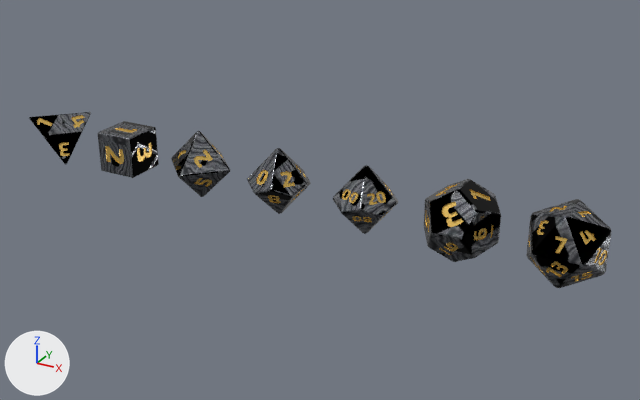
The glTF model public/dice/damascus.glb, before and after one commit.
The view is the same before and after, from a camera (50 mm lens) standing at (23.95, -132.06, 11.28) and looking at (10.94, -108.42, -0.54). The lights are fixed; the arrows at lower left show +X, +Y and +Z. The older version comes first. Vertices at exactly the same position are counted once.

Before the edit, the objects in view are built like this:
```python
ob_d10 = bpy.data.objects.new('d10', me_damascus_d10_001)
ob_d10.location = (9.6, -108.8, 0.0)
ob_d100 = bpy.data.objects.new('d100', me_damascus_d100_001)
ob_d100.location = (12.8, -108.8, 0.0)
ob_d12 = bpy.data.objects.new('d12', me_damascus_d12_001)
ob_d12.location = (16.0, -108.8, 0.0)
ob_d20 = bpy.data.objects.new('d20', me_damascus_d20_001)
ob_d20.location = (19.2, -108.8, 0.0)
ob_d4 = bpy.data.objects.new('d4', me_damascus_d4_001)
ob_d4.location = (0.0, -108.8, 0.0)
ob_d6 = bpy.data.objects.new('d6', me_damascus_d6_001)
ob_d6.location = (3.2, -108.8, 0.0)
ob_d8 = bpy.data.objects.new('d8', me_damascus_d8_001)
ob_d8.location = (6.4, -108.8, 0.0)
```
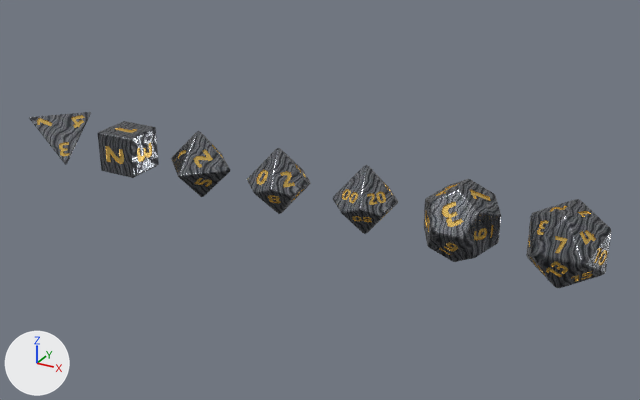
Where the change shows, as pixel boxes (x1, y1, x2, y2) in the pictures (640 x 400 px):
part 1 of me_damascus_d4_001, reshaped: after (29, 112, 91, 165)
part 2 of me_damascus_d4_001, surface changed (black to grey): (31, 112, 90, 164) in both
part 3 of me_damascus_d6_001, reshaped: before (97, 127, 159, 178); after (97, 121, 159, 178)
part 4 of me_damascus_d6_001, surface changed (black to grey): (98, 121, 158, 177) in both
part 5 of me_damascus_d8_001, reshaped: before (178, 131, 230, 178); after (172, 131, 230, 197)
part 6 of me_damascus_d8_001, surface changed: (173, 133, 229, 194) in both
part 7 of me_damascus_d10_001, reshaped: (247, 148, 311, 214) in both
part 8 of me_damascus_d10_001, surface changed: (248, 149, 310, 210) in both
part 9 of me_damascus_d12_001, reshaped: before (425, 179, 501, 262); after (424, 179, 501, 262)
part 10 of me_damascus_d12_001, surface changed (black to grey): (427, 179, 501, 261) in both
part 11 of me_damascus_d20_001, reshaped: (527, 199, 611, 288) in both
part 12 of me_damascus_d20_001, surface changed (black to grey): (527, 199, 611, 288) in both
part 13 of me_damascus_d100_001, reshaped: (333, 165, 398, 234) in both
part 14 of me_damascus_d100_001, surface changed: (334, 167, 398, 234) in both

Edits to the bpy script that builds the scene:
```text
Change me_damascus_d4_001:
    remove me_damascus_d4_001.from_pydata(...)  # 1077 vertices, 2150 faces; spans x -0.81..0.81, y -0.81..0.81, z -0.81..0.81
    add me_damascus_d4_001.from_pydata(...)  # 1219 vertices, 2434 faces; spans x -0.81..0.81, y -0.81..0.81, z -0.81..0.81
    me_damascus_d4_001 part 1: 24 vertices moved within x -0.8..0.8, y -0.8..0.8, z -0.8..0.8; 26 vertices removed from x -0.8..0.79, y -0.79..0.8, z -0.8..0.79; 168 vertices added at x -0.81..0.81, y -0.81..0.81, z -0.81..0.81
    me_damascus_d4_001 part 2: 1947 kept faces spanning x -0.81..0.81, y -0.81..0.81, z -0.81..0.81 get new texture (UV) coordinates
Change me_damascus_d6_001:
    remove me_damascus_d6_001.from_pydata(...)  # 801 vertices, 1598 faces; spans x -0.75..0.75, y -0.75..0.75, z -0.75..0.75
    add me_damascus_d6_001.from_pydata(...)  # 1073 vertices, 2142 faces; spans x -0.75..0.75, y -0.75..0.75, z -0.75..0.75
    me_damascus_d6_001 part 3: 96 vertices removed from x -0.74..0.74, y -0.74..0.74, z -0.74..0.74; 368 vertices added at x -0.75..0.75, y -0.75..0.75, z -0.75..0.75
    me_damascus_d6_001 part 4: 1168 kept faces spanning x -0.75..0.75, y -0.75..0.75, z -0.75..0.75 get new texture (UV) coordinates
Change me_damascus_d8_001:
    remove me_damascus_d8_001.from_pydata(...)  # 1048 vertices, 2092 faces; spans x -1.23..1.23, y -1.23..1.23, z -1.23..1.23
    add me_damascus_d8_001.from_pydata(...)  # 1318 vertices, 2632 faces; spans x -1.24..1.24, y -1.24..1.24, z -1.24..1.24
    me_damascus_d8_001 part 5: 48 vertices removed from x -1.22..1.22, y -1.22..1.22, z -1.22..1.22; 318 vertices added at x -1.24..1.24, y -1.24..1.24, z -1.24..1.24
    me_damascus_d8_001 part 6: 1720 kept faces spanning x -1.21..1.21, y -1.21..1.21, z -1.21..1.21 get new texture (UV) coordinates
Change me_damascus_d10_001:
    remove me_damascus_d10_001.from_pydata(...)  # 1478 vertices, 2952 faces; spans x -1.06..1.06, y -1.01..1.01, z -1.17..1.17
    add me_damascus_d10_001.from_pydata(...)  # 1930 vertices, 3856 faces; spans x -1.06..1.06, y -1.01..1.01, z -1.18..1.18
    me_damascus_d10_001 part 7: 51 vertices moved within x -1.06..0.87, y -1.01..1.01, z -1.17..1.16; 115 vertices removed from x -1.05..1.05, y -1.0..1.0, z -1.17..1.17; 567 vertices added at x -1.06..1.06, y -1.01..1.01, z -1.18..1.18
    me_damascus_d10_001 part 8: 2298 kept faces spanning x -1.05..1.05, y -1.0..1.0, z -1.17..1.15 get new texture (UV) coordinates
Change me_damascus_d12_001:
    remove me_damascus_d12_001.from_pydata(...)  # 1842 vertices, 3680 faces; spans x -1.2..1.2, y -1.2..1.2, z -1.2..1.2
    add me_damascus_d12_001.from_pydata(...)  # 2522 vertices, 5040 faces; spans x -1.2..1.2, y -1.2..1.2, z -1.2..1.2
    me_damascus_d12_001 part 9: 84 vertices removed from x -1.18..1.18, y -1.18..1.18, z -1.18..1.18; 764 vertices added at x -1.2..1.2, y -1.2..1.2, z -1.2..1.2
    me_damascus_d12_001 part 10: 2674 kept faces spanning x -1.2..1.2, y -1.2..1.2, z -1.2..1.2 get new texture (UV) coordinates
Change me_damascus_d20_001:
    remove me_damascus_d20_001.from_pydata(...)  # 3099 vertices, 6194 faces; spans x -1.14..1.14, y -1.14..1.14, z -1.14..1.14
    add me_damascus_d20_001.from_pydata(...)  # 3783 vertices, 7562 faces; spans x -1.14..1.14, y -1.14..1.14, z -1.14..1.14
    me_damascus_d20_001 part 11: 114 vertices moved within x -1.13..1.13, y -1.13..1.13, z -1.13..1.13; 220 vertices removed from x -1.14..1.14, y -1.14..1.14, z -1.14..1.14; 904 vertices added at x -1.14..1.14, y -1.14..1.14, z -1.14..1.14
    me_damascus_d20_001 part 12: 5169 kept faces spanning x -1.13..1.13, y -1.13..1.13, z -1.13..1.13 get new texture (UV) coordinates
Change me_damascus_d100_001:
    remove me_damascus_d100_001.from_pydata(...)  # 2573 vertices, 5142 faces; spans x -1.06..1.06, y -1.01..1.01, z -1.17..1.17
    add me_damascus_d100_001.from_pydata(...)  # 3025 vertices, 6046 faces; spans x -1.06..1.06, y -1.01..1.01, z -1.18..1.18
    me_damascus_d100_001 part 13: 51 vertices moved within x -1.06..0.87, y -1.01..1.01, z -1.17..1.16; 115 vertices removed from x -1.05..1.05, y -1.0..1.0, z -1.17..1.17; 567 vertices added at x -1.06..1.06, y -1.01..1.01, z -1.18..1.18
    me_damascus_d100_001 part 14: 4484 kept faces spanning x -1.05..1.05, y -1.0..1.0, z -1.17..1.15 get new texture (UV) coordinates
```
